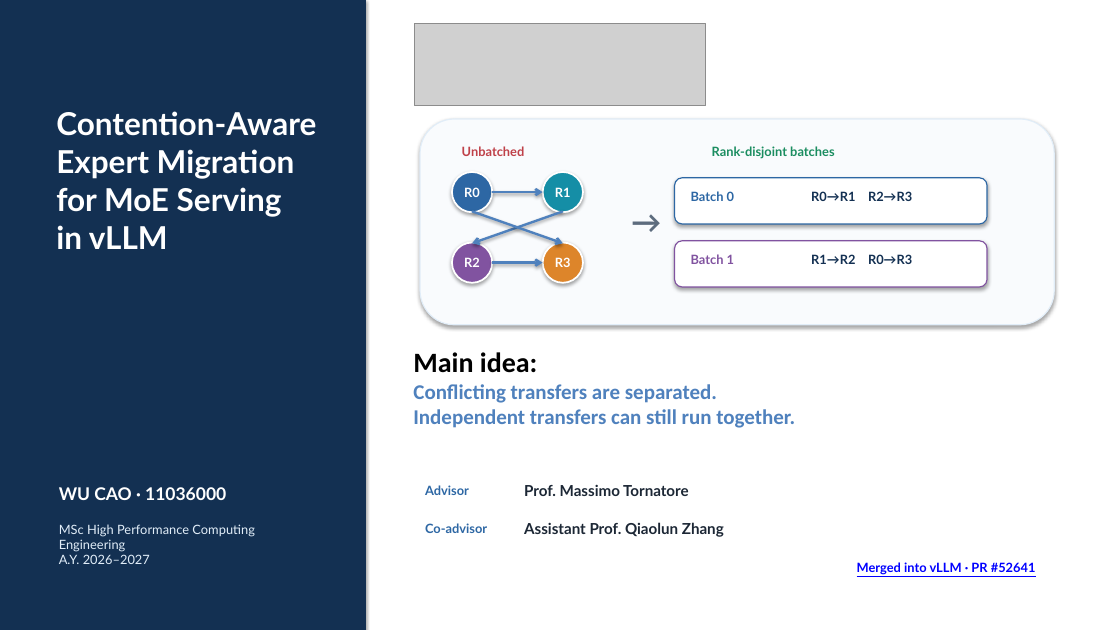
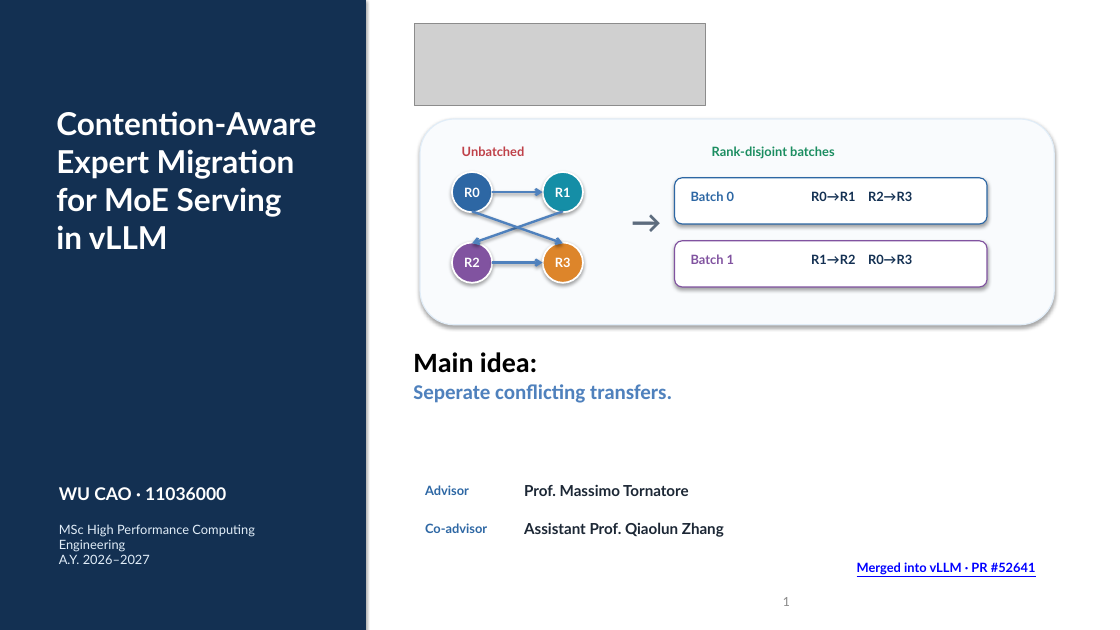
Before and after one commit to DOCCA0/vllm, a slide deck: slide 1 of benchmarks/eplb_rebalance/presentation/eplb_migration_batching.pptx. Drawn at 1120x630 pixels with LibreOffice and Linux fonts; fonts in the diff are those of the drawing; grey boxes stand for pictures. Boxes give left, top, right and bottom in pixels: in the first picture for what was removed or moved away, otherwise in the second. Text is boxed around its words. In the diff, an @@ line names an element or a change of style, - is before the commit and + after.

```diff
--- a/benchmarks/eplb_rebalance/presentation/eplb_migration_batching.pptx
+++ b/benchmarks/eplb_rebalance/presentation/eplb_migration_batching.pptx
@@ text at [413, 384, 672, 403]: text changed @@
-Conflicting transfers are separated.
-Independent transfers can still run together.
+Seperate conflicting transfers.
@@ page number added at [783, 597, 790, 606], 12 pt, text #8C8C8C @@
+1
```
Also in this commit, not shown: 15 other slides changed, 1 slide added, 6 other files.
